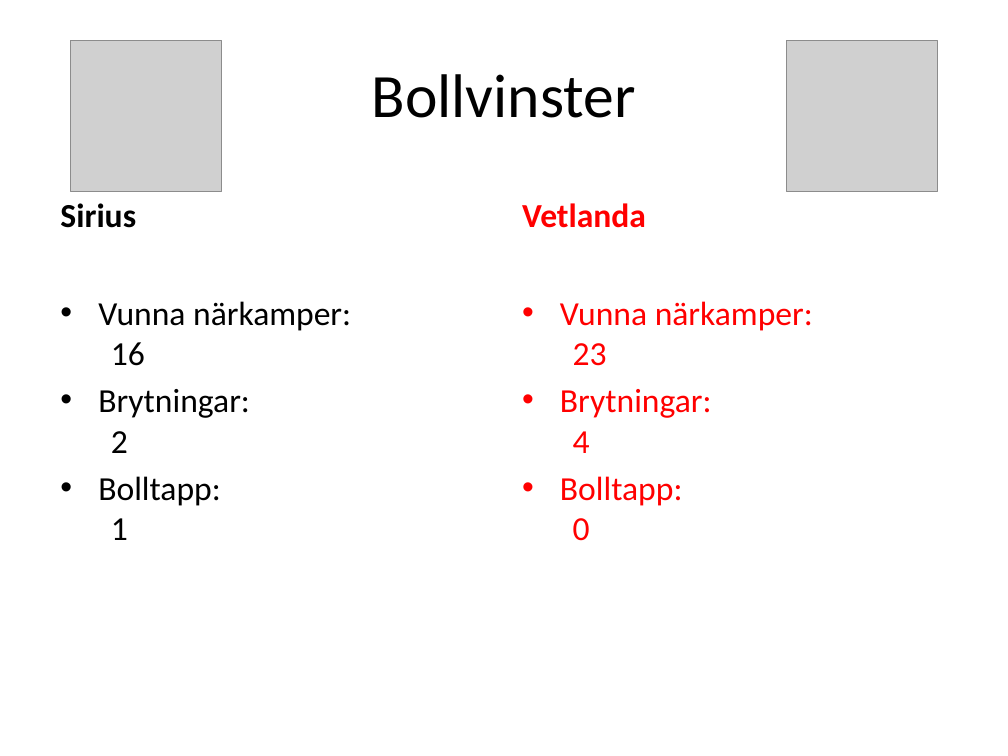
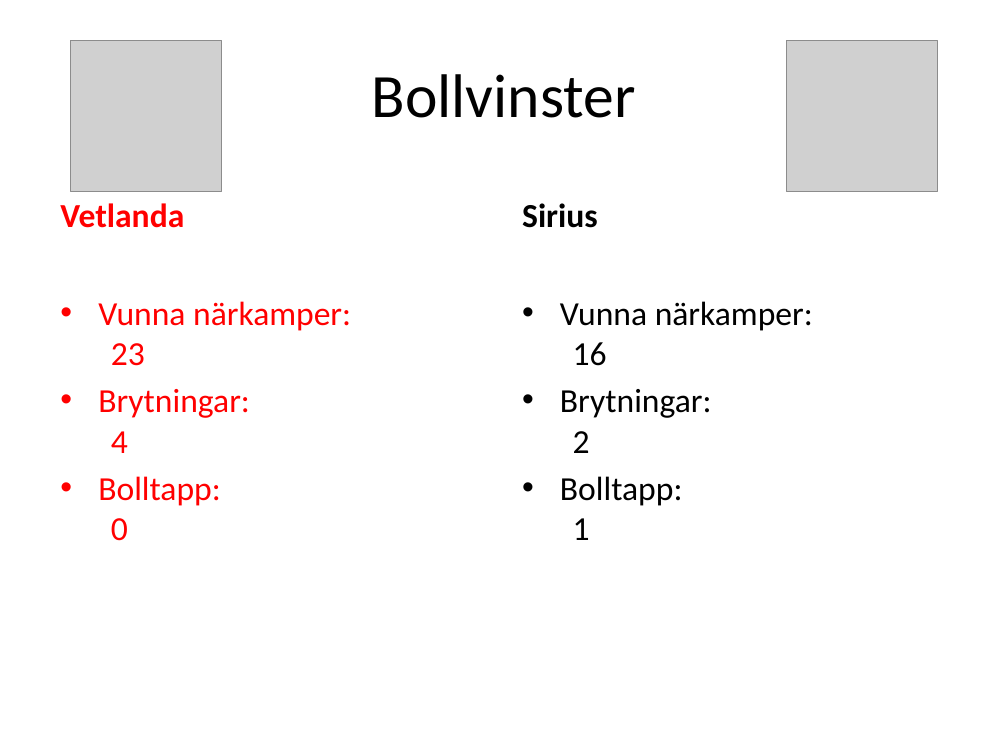
Before and after one commit to legendwk/sirius_bandy, a slide deck: slide 3 of powerpointer/matchrapporter/20220221 Vetlanda BK - IK Sirius halvlek 2 .pptx. Drawn at 1008x756 pixels with LibreOffice and Linux fonts; fonts in the diff are those of the drawing; grey boxes stand for pictures. Boxes give left, top, right and bottom in pixels: in the first picture for what was removed or moved away, otherwise in the second. Text is boxed around its words. In the diff, an @@ line names an element or a change of style, - is before the commit and + after.

```diff
--- a/powerpointer/matchrapporter/20220221 Vetlanda BK - IK Sirius halvlek 2 .pptx
+++ b/powerpointer/matchrapporter/20220221 Vetlanda BK - IK Sirius halvlek 2 .pptx
@@ text at [60,203,184,228]: text changed; text colour #000000 to #FF0000 @@
-Sirius
+Vetlanda
@@ text at [522,203,598,228]: text changed; text colour #FF0000 to #000000 @@
-Vetlanda
+Sirius
@@ text at [98,301,351,541]: text changed; text colour #000000 to #FF0000 @@
-• Vunna närkamper:
-  16
-• Brytningar:
-  2
-• Bolltapp:
-  1
+• Vunna närkamper:
+  23
+• Brytningar:
+  4
+• Bolltapp:
+  0
@@ text at [560,301,813,540]: text changed; text colour #FF0000 to #000000 @@
-• Vunna närkamper:
-  23
-• Brytningar:
-  4
-• Bolltapp:
-  0
+• Vunna närkamper:
+  16
+• Brytningar:
+  2
+• Bolltapp:
+  1
```
Also in this commit, not shown: 4 other slides changed, 3 other files.
